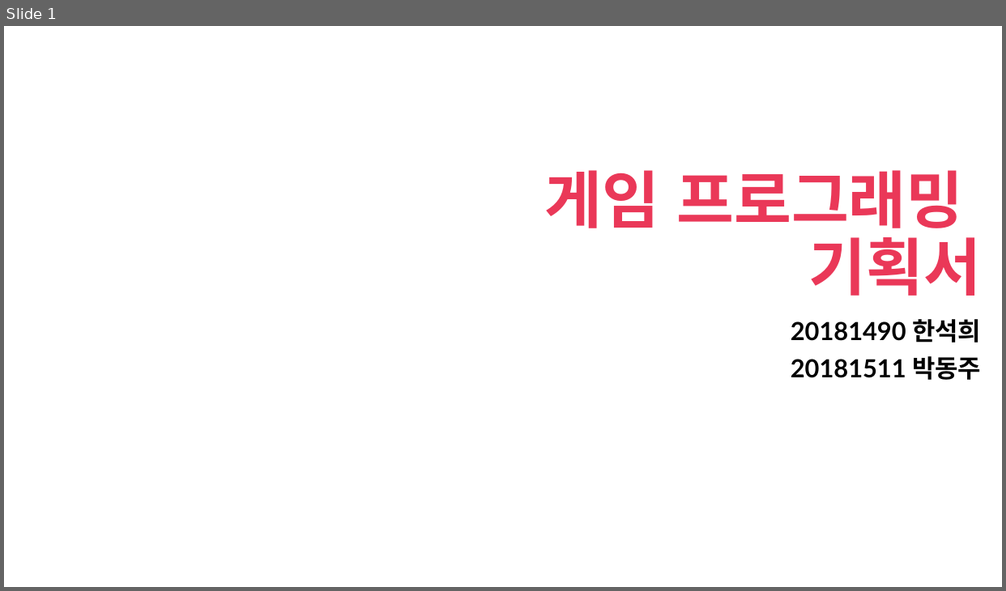
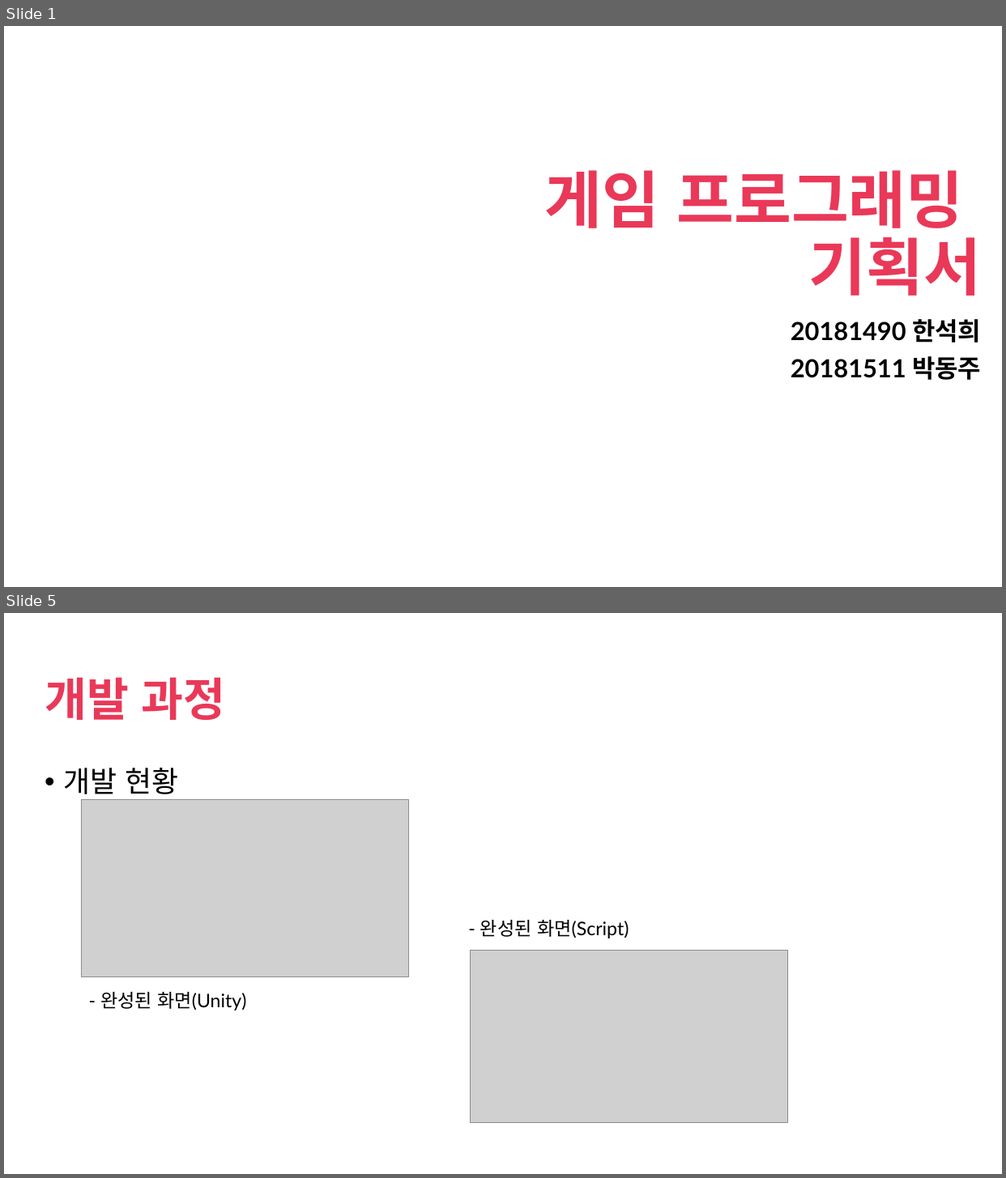
Before and after one commit to seokhee123/DBLAB, a slide deck: 게임 프로그래밍.pptx. Shown one above the other, each under a label of ours: slide 1 before the commit, slides 1 and 5 after it; the slides between them are not shown. The pictures are 1006x591 and 1006x1178 pixels, drawn with LibreOffice and Linux fonts; fonts in the diff are those of the drawing; grey boxes stand for pictures; background and template pictures are left out. Boxes give left, top, right and bottom in pixels: in the first picture for what was removed or moved away, otherwise in the second. Text is boxed around its words. In the diff, an @@ line names an element or a change of style, - is before the commit and + after.

```diff
--- a/게임 프로그래밍.pptx
+++ b/게임 프로그래밍.pptx
@@ slide 5 added at [4,613,1002,1174], background picture (left out) @@
@@ title added at [44,677,226,720], 44 pt, text #EA3858, bold @@
+개발 과정
@@ text added at [63,768,178,800], 28 pt, text #000000 @@
+• 개발 현황
@@ picture added at [82,800,409,977] @@
@@ text added at [480,920,629,939], 18 pt, text #000000 @@
+- 완성된 화면(Script)
@@ picture added at [471,951,787,1122] @@
@@ text added at [100,992,246,1011], 18 pt, text #000000 @@
+- 완성된 화면(Unity)
```
Also in this commit, not shown: 2 slides changed, 4 other slides added.
